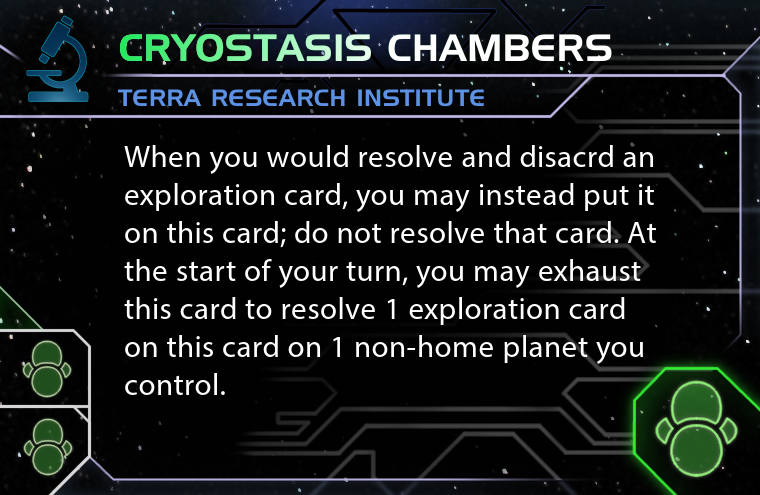
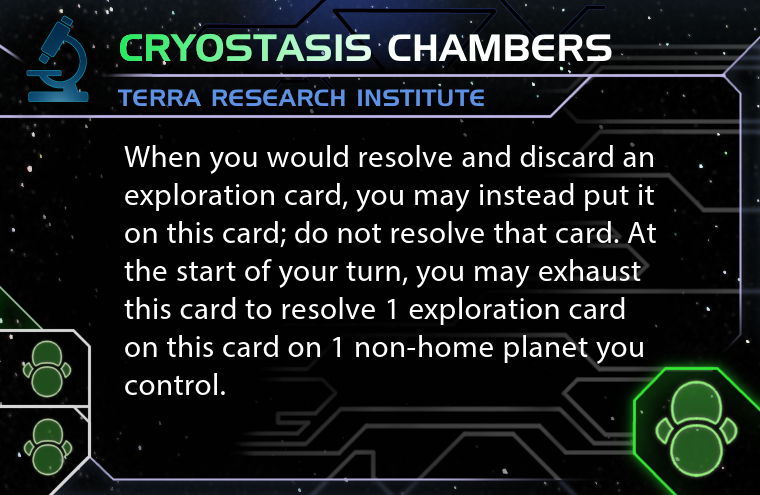
Layered file, before and after one edit (w=760, h=495). Changes by layer:
painted on "When you would resolve and dis..." over bbox(558, 152, 586, 167)